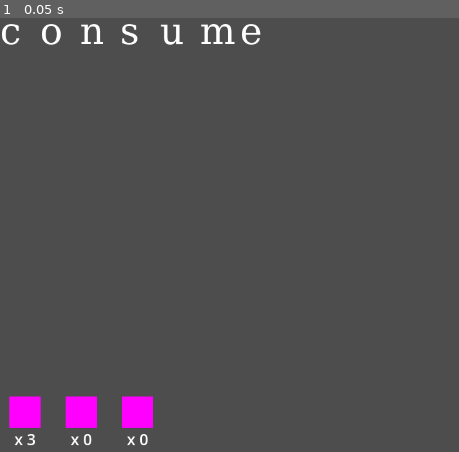
Above: before the commit, frame 1.
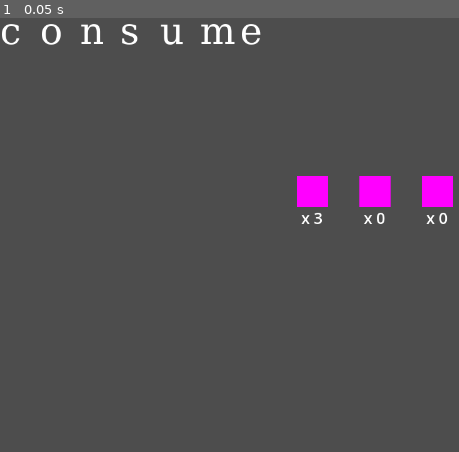
Above: after the commit, the same moment.

Repository: Nono-M/GodotWildJam_83
Game: Godot game, scene res://main.tscn
Same seed, same stepped clock (60 frames per second), same inputs: the game is played once before the commit and once after it.
Inputs:
- Up to frame 1 (0.05 s): no input

The runs differ from the first frame. In frame 1, 3.3% of the frame differs, in the area x 1-99%, y 36-99%.

Commit message:
Drag and drop for the flame objects

Diff:
--- /dev/null
+++ b/flame.tscn
@@ -0,0 +1,24 @@
+[gd_scene load_steps=4 format=3 uid="uid://vf72lmhx3ytv"]
+
+[ext_resource type="Script" path="res://scripts/flames.gd" id="1_7igc5"]
+
+[sub_resource type="PlaceholderTexture2D" id="PlaceholderTexture2D_jiepy"]
+size = Vector2(50, 50)
+
+[sub_resource type="LabelSettings" id="LabelSettings_weku2"]
+font_size = 25
+
+[node name="Flame" type="Sprite2D"]
+texture = SubResource("PlaceholderTexture2D_jiepy")
+centered = false
+script = ExtResource("1_7igc5")
+
+[node name="Counter" type="Label" parent="."]
+custom_minimum_size = Vector2(50, 0)
+offset_top = 50.0
+offset_right = 50.0
+offset_bottom = 85.0
+text = "x1"
+label_settings = SubResource("LabelSettings_weku2")
+horizontal_alignment = 1
+vertical_alignment = 1
--- a/flames.tscn
+++ /dev/null
@@ -1,51 +0,0 @@
-[gd_scene load_steps=3 format=3 uid="uid://0cyugpbhrcae"]
-
-[sub_resource type="PlaceholderTexture2D" id="PlaceholderTexture2D_jiepy"]
-size = Vector2(50, 50)
-
-[sub_resource type="LabelSettings" id="LabelSettings_weku2"]
-font_size = 25
-
-[node name="Flames" type="Node2D"]
-
-[node name="RedFlame" type="Sprite2D" parent="."]
-position = Vector2(40, 37)
-texture = SubResource("PlaceholderTexture2D_jiepy")
-
-[node name="Counter" type="Label" parent="RedFlame"]
-offset_left = -19.0
-offset_top = 26.0
-offset_right = 21.0
-offset_bottom = 49.0
-text = "x1"
-label_settings = SubResource("LabelSettings_weku2")
-horizontal_alignment = 1
-vertical_alignment = 1
-
-[node name="BlueFlame" type="Sprite2D" parent="."]
-position = Vector2(130, 37)
-texture = SubResource("PlaceholderTexture2D_jiepy")
-
-[node name="Counter" type="Label" parent="BlueFlame"]
-offset_left = -19.0
-offset_top = 26.0
-offset_right = 21.0
-offset_bottom = 49.0
-text = "x1"
-label_settings = SubResource("LabelSettings_weku2")
-horizontal_alignment = 1
-vertical_alignment = 1
-
-[node name="YellowFlame" type="Sprite2D" parent="."]
-position = Vector2(220, 37)
-texture = SubResource("PlaceholderTexture2D_jiepy")
-
-[node name="Counter" type="Label" parent="YellowFlame"]
-offset_left = -19.0
-offset_top = 26.0
-offset_right = 21.0
-offset_bottom = 49.0
-text = "x1"
-label_settings = SubResource("LabelSettings_weku2")
-horizontal_alignment = 1
-vertical_alignment = 1
--- /dev/null
+++ b/flames_box.tscn
@@ -0,0 +1,13 @@
+[gd_scene load_steps=2 format=3 uid="uid://0cyugpbhrcae"]
+
+[ext_resource type="PackedScene" uid="uid://vf72lmhx3ytv" path="res://flame.tscn" id="1_8rsn0"]
+
+[node name="FlamesBox" type="Node2D"]
+
+[node name="RedFlame" parent="." instance=ExtResource("1_8rsn0")]
+
+[node name="BlueFlame" parent="." instance=ExtResource("1_8rsn0")]
+position = Vector2(100, 0)
+
+[node name="YellowFlame" parent="." instance=ExtResource("1_8rsn0")]
+position = Vector2(200, 0)
--- a/main.tscn
+++ b/main.tscn
@@ -1,7 +1,7 @@
 [gd_scene load_steps=3 format=3 uid="uid://dfymmbl53tptq"]
 
 [ext_resource type="Script" path="res://scripts/main.gd" id="1_ptgmp"]
-[ext_resource type="PackedScene" uid="uid://0cyugpbhrcae" path="res://flames.tscn" id="2_tgysf"]
+[ext_resource type="PackedScene" uid="uid://0cyugpbhrcae" path="res://flames_box.tscn" id="2_tgysf"]
 
 [node name="Main" type="Node2D"]
 script = ExtResource("1_ptgmp")
@@ -10,4 +10,4 @@
 metadata/_edit_use_anchors_ = true
 
 [node name="Flames" parent="." instance=ExtResource("2_tgysf")]
-position = Vector2(0, 600)
+position = Vector2(475, 259)
--- a/project.godot
+++ b/project.godot
@@ -13,7 +13,7 @@
 config/name="GodotWildJam83"
 run/main_scene="res://main.tscn"
 config/features=PackedStringArray("4.3", "Forward Plus")
-config/icon="res://icon.svg"
+config/icon="res://assets/icon.svg"
 
 [autoload]
 
--- /dev/null
+++ b/scripts/flames.gd
@@ -0,0 +1,34 @@
+extends Sprite2D
+
+var is_dragging:bool = false
+var _duplicated_flame : Sprite2D
+var mouse_offset:Vector2
+var delay:int = 5
+
+# Called every frame. 'delta' is the elapsed time since the previous frame.
+func _physics_process(delta):
+	if is_dragging == true:
+		var tween = get_tree().create_tween().bind_node(_duplicated_flame)
+		tween.tween_property(_duplicated_flame, "global_position", get_global_mouse_position() - mouse_offset, delay * delta)
+
+
+func _input(event):
+	if event is InputEventMouseButton and event.button_index == MOUSE_BUTTON_LEFT:
+		if event.pressed:
+			if get_rect().has_point(to_local(event.position)):
+				_duplicated_flame = duplicate_flame(self)
+				is_dragging = true
+				mouse_offset = get_global_mouse_position() - global_position
+		else:
+			if _duplicated_flame != null :
+				_duplicated_flame.queue_free()
+			is_dragging = false
+
+
+func duplicate_flame(node:Node) -> Node:
+	var duplicated_flame = node.duplicate(0)
+	for child in duplicated_flame.get_children():
+		child.queue_free()
+	duplicated_flame.position -= node.position
+	add_child(duplicated_flame)
+	return duplicated_flame
--- a/scripts/main.gd
+++ b/scripts/main.gd
@@ -12,7 +12,7 @@
 func _ready():
 	Global.load_word(_key_word)
 	Global.load_flames(_red_flames, _blue_flames, _yellow_flames)
-	print_tree_pretty()
+	#print_tree_pretty()
 
 
 # Called every frame. 'delta' is the elapsed time since the previous frame.
Renamed: icon.svg -> assets/icon.svg
Not shown, changed: assets/icon.svg.import
